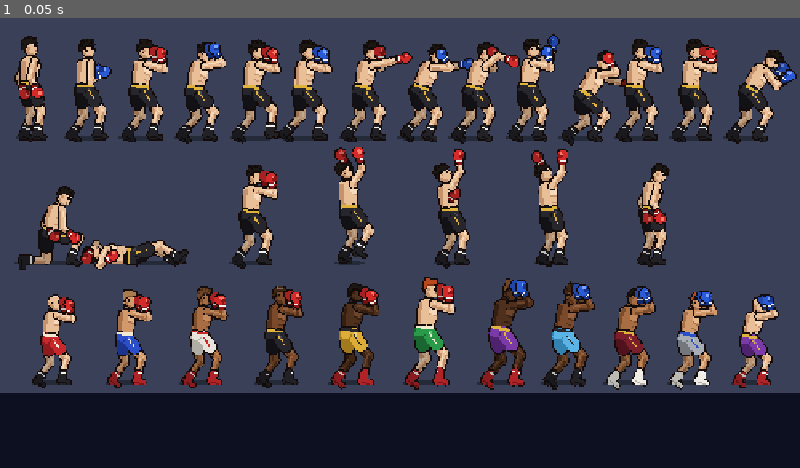
Above: before the commit, frame 1.
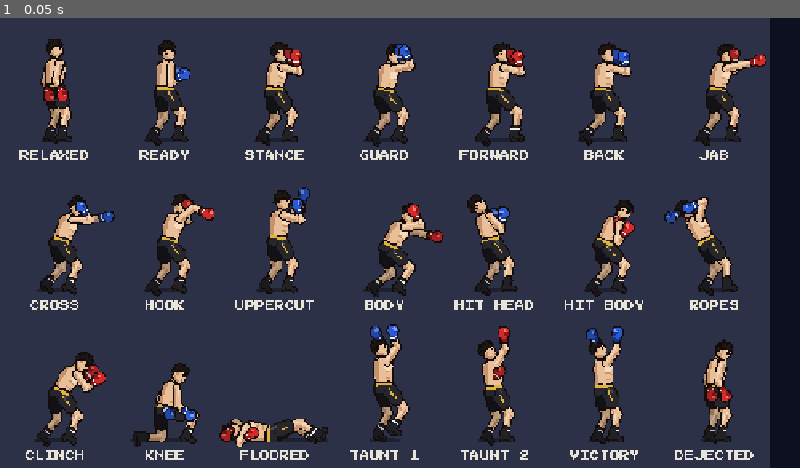
Above: after the commit, the same moment.

Repository: badgersoft/IBM27
Game: Godot game, scene res://scenes/debug/pose_sheet.tscn
Same seed, same stepped clock (60 frames per second), same inputs: the game is played once before the commit and once after it. This scene is started directly instead of the project's main scene.
Inputs:
- Up to frame 1 (0.05 s): no input

The runs differ from the first frame. In frame 1, 49% of the frame differs, in the area x 0-100%, y 0-100%.

Commit message:
Labelled pose sheet, align venue table, final screenshots
Co-Authored-By: Claude Opus 5.5 <noreply@anthropic.com>
Claude-Session: https://claude.ai/code/session_01PF6KKrB4uHprcLjw7ppdzy

Diff:
--- a/scripts/debug/pose_sheet.gd
+++ b/scripts/debug/pose_sheet.gd
@@ -1,19 +1,28 @@
 extends Control
-## Developer tool: shows every boxer pose side by side, plus the full range of
-## skin tones, hair colours and body sizes, at the real in-game pixel scale.
+## Developer tool: every boxer pose in a labelled grid, plus a row showing the
+## range of skin tones, hair, heights and weights, at the real in-game pixel
+## scale.
 ##
 ## Run it from the editor (scenes/debug/pose_sheet.tscn) or from the command
 ## line. Pass "--capture=<file.png>" after "--" to save a picture and quit:
 ##   godot --path . scenes/debug/pose_sheet.tscn -- --capture=/tmp/poses.png
 
-const SHEET_SIZE := Vector2i(640, 300)
-const SCALE := 3
+const COLUMNS := 7
+const CELL := Vector2(88, 120)
+const SHEET_SIZE := Vector2i(616, 480)   # 7 x 88 wide, 4 x 120 tall.
+const SCALE := 2
+const FONT := preload("res://assets/fonts/PressStart2P.woff2")
 
-const POSE_ROW := [
-	"relaxed", "ready", "stance", "guard", "move_forward", "move_back",
-	"jab", "cross", "hook", "uppercut", "body", "hurt", "ropes", "clinch",
+## [label, animation, which step to freeze on (-1 = last)].
+const POSES := [
+	["RELAXED", "relaxed", 0], ["READY", "ready", 0], ["STANCE", "stance", 0],
+	["GUARD", "guard", 0], ["FORWARD", "move_forward", 0], ["BACK", "move_back", 0],
+	["JAB", "jab", 1], ["CROSS", "cross", 1], ["HOOK", "hook", 1],
+	["UPPERCUT", "uppercut", 1], ["BODY", "body", 1], ["HIT HEAD", "hurt", 0],
+	["HIT BODY", "hurt_body", 0], ["ROPES", "ropes", 0], ["CLINCH", "clinch", 0],
+	["KNEE", "to_knee", 0], ["FLOORED", "knockdown", -1], ["TAUNT 1", "taunt_skip", 0],
+	["TAUNT 2", "taunt_one", 0], ["VICTORY", "victory", 0], ["DEJECTED", "dejected", 0],
 ]
-const POSE_ROW_2 := ["to_knee", "knockdown", "stand_up", "taunt_skip", "taunt_one", "victory", "dejected"]
 
 var _viewport: SubViewport
 
@@ -21,50 +30,43 @@
 func _ready() -> void:
 	_viewport = SubViewport.new()
 	_viewport.size = SHEET_SIZE
-	_viewport.transparent_bg = false
 	_viewport.canvas_item_default_texture_filter = Viewport.DEFAULT_CANVAS_ITEM_TEXTURE_FILTER_NEAREST
 	add_child(_viewport)
 
+	var labels := Node2D.new()
+	labels.draw.connect(_draw_labels.bind(labels))
 	var bg := ColorRect.new()
-	bg.color = Color("3a4058")
+	bg.color = Color("2c3148")
 	bg.size = SHEET_SIZE
 	_viewport.add_child(bg)
 
 	var gen := BoxerGenerator.new(7)
-	# Row 1: one boxer in every pose (the punch poses are frozen at impact).
 	var model := gen.generate_boxer()
 	model.height_cm = 184
 	model.hair_index = 4
-	for i in POSE_ROW.size():
-		_add_rig(model, Vector2(24 + i * 44, 96), POSE_ROW[i], i % 2)
-	for i in POSE_ROW_2.size():
-		_add_rig(model, Vector2(40 + i * 80, 196), POSE_ROW_2[i], 0)
+	for i in POSES.size():
+		var cell := Vector2(i % COLUMNS, i / COLUMNS) * CELL
+		var x_offset := 12.0 if POSES[i][1] == "knockdown" else 0.0
+		_add_rig(model, cell + Vector2(CELL.x * 0.5 + x_offset, CELL.y - 22), POSES[i][1], POSES[i][2], i % 2)
 
-	# Row 3: every skin tone and hair colour, shortest to tallest, light to heavy.
-	for i in 6:
+	# Bottom row: every skin tone and hair colour, shortest to tallest.
+	for i in COLUMNS:
 		var b := gen.generate_boxer()
 		b.skin_index = i % 5
-		b.hair_index = i
+		b.hair_index = (i + 1) % 6 if i < 6 else 0
 		b.hair_style = i % 4
 		b.trunks_index = i
-		b.height_cm = 170 + i * 5 + (3 if i == 5 else 0)
+		b.height_cm = 170 + i * 28 / (COLUMNS - 1)
 		b.weight_lb = 154 + i
-		_add_rig(b, Vector2(40 + i * 60, 292), "stance", 0)
-	for i in 5:
-		var b := gen.generate_boxer()
-		b.skin_index = 4 - i
-		b.hair_index = (i + 2) % 6
-		b.hair_style = (i + 1) % 4
-		b.trunks_index = 6 + i % 4
-		b.height_cm = 198 - i * 7
-		b.weight_lb = 160 - i
-		_add_rig(b, Vector2(400 + i * 50, 292), "guard", 1)
+		_add_rig(b, Vector2(i * CELL.x + CELL.x * 0.5, 3 * CELL.y + CELL.y - 22), "stance", 0, i % 2)
+
+	_viewport.add_child(labels)
 
 	var view := TextureRect.new()
 	view.texture = _viewport.get_texture()
 	view.texture_filter = CanvasItem.TEXTURE_FILTER_NEAREST
-	view.size = SHEET_SIZE * 2
 	view.expand_mode = TextureRect.EXPAND_IGNORE_SIZE
+	view.size = SHEET_SIZE * SCALE
 	add_child(view)
 
 	for arg in OS.get_cmdline_user_args():
@@ -72,21 +74,27 @@
 			_capture(arg.trim_prefix("--capture="))
 
 
-func _add_rig(boxer: BoxerData, pos: Vector2, anim: String, corner: int) -> void:
+func _add_rig(boxer: BoxerData, pos: Vector2, anim: String, step: int, corner: int) -> void:
 	var rig := BoxerRig.new()
 	_viewport.add_child(rig)
 	rig.setup(boxer, corner)
 	rig.position = pos
 	rig.facing = 1
 	rig.snap_to(anim)
-	rig.set_process(false)   # Freeze on the snapped pose.
-	if anim in ["jab", "cross", "hook", "uppercut", "body"]:
-		# Show the punch at the moment of impact rather than the recovery.
-		var steps: Array = BoxerPoses.ANIMS[anim]["steps"]
-		rig._pose = BoxerPoses.get_pose(steps[BoxerPoses.ANIMS[anim]["impact"]][0]).duplicate()
-	elif anim in ["move_forward", "move_back", "taunt_skip"]:
-		rig._pose = BoxerPoses.get_pose(BoxerPoses.ANIMS[anim]["steps"][0][0]).duplicate()
+	rig.set_process(false)   # Freeze on one pose.
+	var steps: Array = BoxerPoses.ANIMS[anim]["steps"]
+	rig._pose = BoxerPoses.get_pose(steps[step][0]).duplicate()
 	rig.queue_redraw()
+
+
+func _draw_labels(c: CanvasItem) -> void:
+	for i in POSES.size():
+		var cell := Vector2(i % COLUMNS, i / COLUMNS) * CELL
+		c.draw_string(FONT, cell + Vector2(0, CELL.y - 6), POSES[i][0], HORIZONTAL_ALIGNMENT_CENTER, CELL.x, 8, Color("e8e4d8"))
+	for i in COLUMNS:
+		var cell := Vector2(i * CELL.x, 3 * CELL.y)
+		var cm := 170 + i * 28 / (COLUMNS - 1)
+		c.draw_string(FONT, cell + Vector2(0, CELL.y - 6), "%d CM" % cm, HORIZONTAL_ALIGNMENT_CENTER, CELL.x, 8, Color("8a90aa"))
 
 
 func _capture(path: String) -> void:
--- a/scripts/render/venues.gd
+++ b/scripts/render/venues.gd
@@ -29,8 +29,8 @@
 		"post":         [Color("4a4a50"), Color("2c2c30"), Color("6e6e76")],
 		"pads":         [Color("a83434"), Color("3a5aa8"), Color("c8c4b8")],  # red, blue, neutral
 		"crowd": [
-			{"seat_y": 110, "count": 3,  "fill": 1.00, "stand": 1.00, "scale": 1.00, "dim": 0.08, "x_range": [150, 290]},
-			{"seat_y": 110, "count": 5,  "fill": 0.90, "stand": 0.00, "scale": 1.00, "dim": 0.00, "x_range": [104, 324]},
+			{"seat_y": 110, "count":  3, "fill": 1.00, "stand": 1.00, "scale": 1.00, "dim": 0.08, "x_range": [150, 290]},
+			{"seat_y": 110, "count":  5, "fill": 0.90, "stand": 0.00, "scale": 1.00, "dim": 0.00, "x_range": [104, 324]},
 		],
 	},
 	{
@@ -44,9 +44,9 @@
 		"post":         [Color("8a8e96"), Color("5e626a"), Color("c4c8d0")],
 		"pads":         [Color("c83030"), Color("3060c8"), Color("e8e8e8")],
 		"crowd": [
-			{"seat_y": 88,  "count": 13, "fill": 0.75, "stand": 0.25, "scale": 0.86, "dim": 0.28, "x_range": [64, 360]},
-			{"seat_y": 99,  "count": 13, "fill": 0.70, "stand": 0.10, "scale": 0.93, "dim": 0.14, "x_range": [58, 366]},
-			{"seat_y": 110, "count": 13, "fill": 0.80, "stand": 0.00, "scale": 1.00, "dim": 0.00, "x_range": [52, 372]},
+			{"seat_y":  88, "count": 13, "fill": 0.75, "stand": 0.25, "scale": 0.86, "dim": 0.28, "x_range": [ 64, 360]},
+			{"seat_y":  99, "count": 13, "fill": 0.70, "stand": 0.10, "scale": 0.93, "dim": 0.14, "x_range": [ 58, 366]},
+			{"seat_y": 110, "count": 13, "fill": 0.80, "stand": 0.00, "scale": 1.00, "dim": 0.00, "x_range": [ 52, 372]},
 		],
 	},
 	{
@@ -60,11 +60,11 @@
 		"post":         [Color("b8bcc4"), Color("7c8088"), Color("eef0f4")],
 		"pads":         [Color("d82c2c"), Color("2c5ce0"), Color("f4f4f4")],
 		"crowd": [
-			{"seat_y": 66,  "count": 34, "fill": 0.85, "stand": 0.05, "scale": 0.76, "dim": 0.50, "x_range": [6, 418]},
-			{"seat_y": 77,  "count": 33, "fill": 0.88, "stand": 0.05, "scale": 0.81, "dim": 0.40, "x_range": [8, 416]},
-			{"seat_y": 88,  "count": 32, "fill": 0.90, "stand": 0.06, "scale": 0.87, "dim": 0.30, "x_range": [10, 414]},
-			{"seat_y": 99,  "count": 31, "fill": 0.92, "stand": 0.06, "scale": 0.93, "dim": 0.18, "x_range": [12, 412]},
-			{"seat_y": 110, "count": 30, "fill": 0.95, "stand": 0.04, "scale": 1.00, "dim": 0.06, "x_range": [14, 410]},
+			{"seat_y":  66, "count": 34, "fill": 0.85, "stand": 0.05, "scale": 0.76, "dim": 0.50, "x_range": [  6, 418]},
+			{"seat_y":  77, "count": 33, "fill": 0.88, "stand": 0.05, "scale": 0.81, "dim": 0.40, "x_range": [  8, 416]},
+			{"seat_y":  88, "count": 32, "fill": 0.90, "stand": 0.06, "scale": 0.87, "dim": 0.30, "x_range": [ 10, 414]},
+			{"seat_y":  99, "count": 31, "fill": 0.92, "stand": 0.06, "scale": 0.93, "dim": 0.18, "x_range": [ 12, 412]},
+			{"seat_y": 110, "count": 30, "fill": 0.95, "stand": 0.04, "scale": 1.00, "dim": 0.06, "x_range": [ 14, 410]},
 		],
 	},
 ]
Binary file added: docs/screenshots/pose_sheet.png
Not shown, changed: README.md
